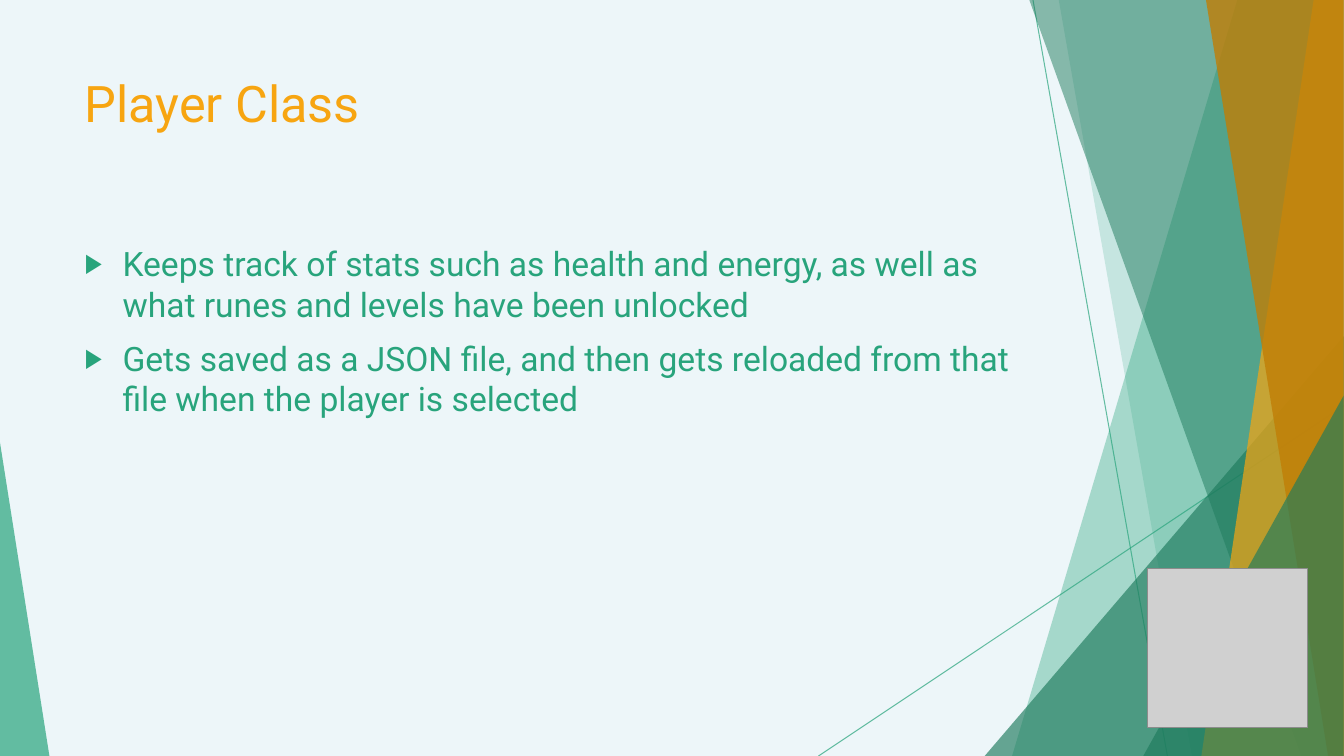
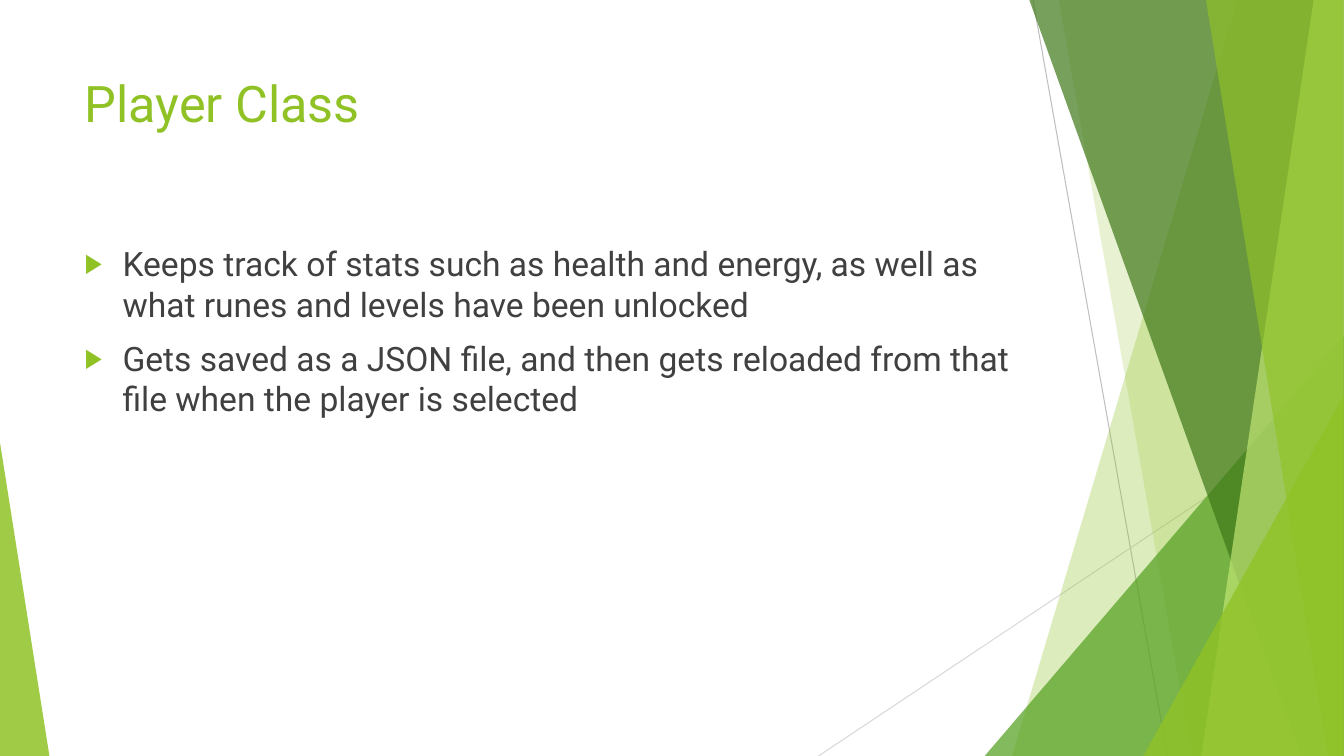
Before and after one commit to Cwalrus96/SeniorProject, a slide deck: slide 12 of Presentations/FinalPresentation.pptx (slide 13 before the commit). Drawn at 1344x756 pixels with LibreOffice and Linux fonts; fonts in the diff are those of the drawing; grey boxes stand for pictures. Boxes give left, top, right and bottom in pixels: in the first picture for what was removed or moved away, otherwise in the second. Text is boxed around its words. In the diff, an @@ line names an element or a change of style, - is before the commit and + after.

```diff
--- a/Presentations/FinalPresentation.pptx
+++ b/Presentations/FinalPresentation.pptx
@@ background #EDF6F9 to #FFFFFF @@
@@ freeform shape at [1012, 0, 1344, 756]: fill #28A47C at 36% opacity to #90C226 at 30% opacity @@
@@ freeform shape at [1029, 0, 1344, 756]: fill #1E7B5D at 50% opacity to #3F7819 at 70% opacity @@
@@ line (1033, 0) - (1168, 756): stroke #28A47C 0.75 pt to #BFBFBF 0.75 pt @@
@@ freeform shape at [1059, 0, 1344, 756]: fill #28A47C at 20% opacity to #90C226 at 20% opacity @@
@@ freeform shape at [1202, 0, 1344, 756]: fill #F7A511 at 70% opacity to #C0E474 at 70% opacity @@
@@ freeform shape at [1206, 0, 1344, 756]: fill #C07E06 at 80% opacity to #90C226 at 65% opacity @@
@@ title "Player Class" at [85, 84, 360, 133]: text colour #F7A511 to #90C226 @@
@@ text "Keeps track of stats such ..." at [123, 250, 1009, 418]: text colour #28A47C to #404040; bullet colour #28A47C to #90C226 @@
@@ triangle at [985, 336, 1344, 756]: fill #1E7B5D at 66% opacity to #54A021 at 72% opacity @@
@@ line (1344, 406) - (819, 756): stroke #28A47C 0.75 pt to #D9D9D9 0.75 pt @@
@@ triangle at [1143, 396, 1344, 756]: fill #1E7B5D at 66% opacity to #90C226 at 80% opacity @@
@@ triangle at [0, 443, 49, 756]: fill #28A47C at 70% opacity to #90C226 at 85% opacity @@
@@ picture removed at [1148, 569, 1308, 728] @@
```
Also in this commit, not shown: 15 other slides changed, 2 slides removed, 35 other files.
